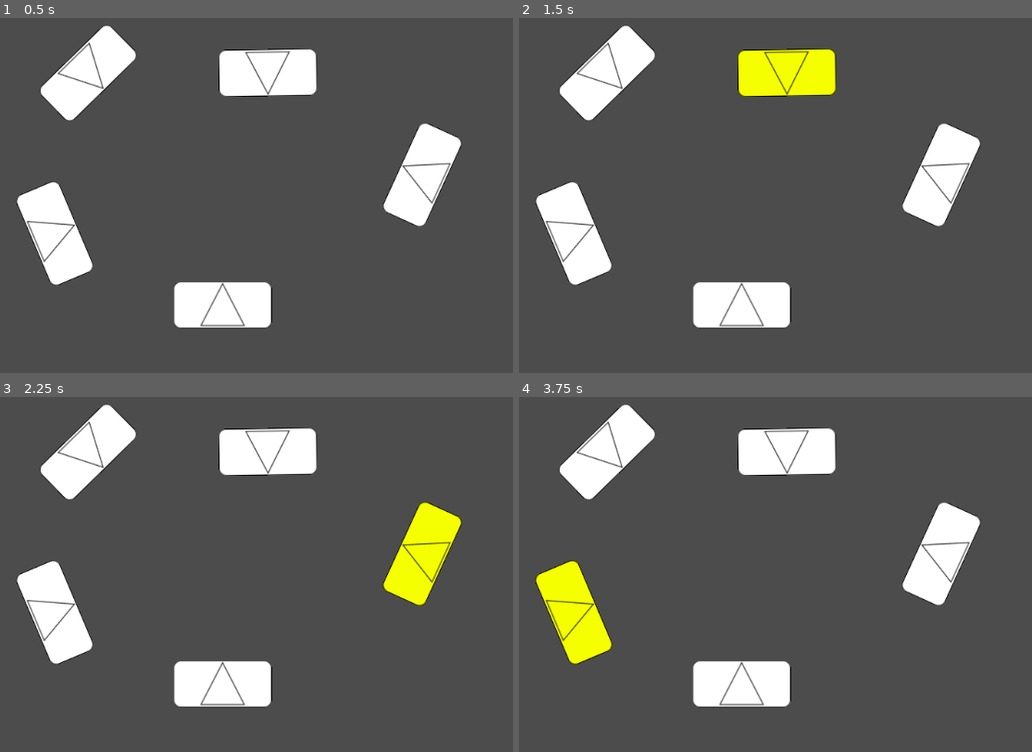
Above: before the commit, frames 1-4 (two rows, left to right).
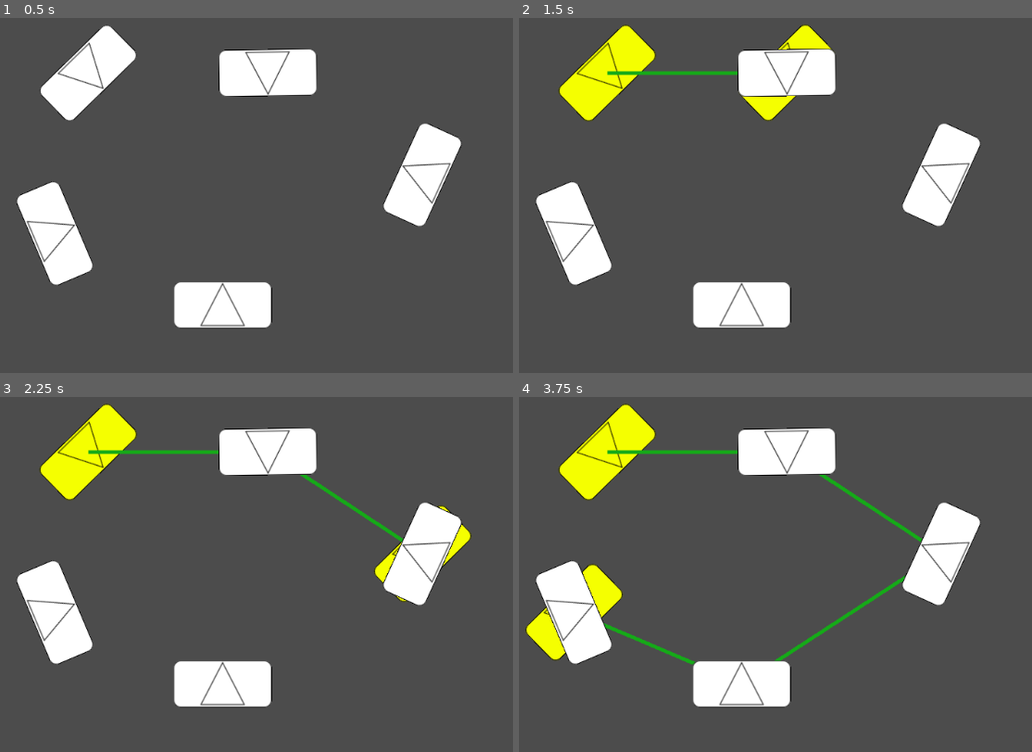
Above: after the commit, the same moments.

Repository: StStep/tatzelwurm-client
Game: Godot game, scene res://World.tscn
The game is run twice, just before and just after one commit, with the same random seed, the same clock (stepped at 60 frames per second) and the same inputs.
Inputs (mouse positions are in pixels of both pictures, inside the frame that each line leads up to):
- Up to frame 1 (0.5 s): no input
- Up to frame 2 (1.5 s): tap Enter (ui_accept) at 0.5, 1.35 s; move the mouse to (606, 74) at 0.52 s; hold Enter (ui_accept) 0.53-1.28 s; click (606, 74) at 0.67 s; move the mouse to (785, 71) at 1.27 s; click (785, 71) at 1.42 s
- Up to frame 3 (2.25 s): tap Enter (ui_accept) at 1.52, 1.82, 2 s; move the mouse to (420, 553) at 2.02 s; hold Enter (ui_accept) from 2.03 s (still down); click (420, 553) at 2.17 s
- Up to frame 4 (3.75 s): move the mouse to (739, 684) at 2.77 s; release Enter (ui_accept) at 2.78 s; tap Enter (ui_accept) at 2.85, 3.02, 3.32, 3.5 s; click (739, 684) at 2.92 s; move the mouse to (575, 613) at 3.52 s; hold Enter (ui_accept) from 3.53 s (still down); click (575, 613) at 3.67 s

Frame 1 is identical in both runs. In frame 2, 6.0% of the frame differs, in the area x 7-62%, y 1-30%; in frame 3, 5.9%; in frame 4, 7.3%, in the area x 1-79%, y 1-76%.
Error before the commit: Invalid get index 'position' (on base: 'InputEventKey'). (res://Utilities/ClickHandler.gd:46)

Commit message:
Modified highlighting and selection and input  handling to go top down

Diff:
--- a/GameManager.gd
+++ b/GameManager.gd
@@ -2,57 +2,60 @@
 
 extends Node
 
-signal miss_click
+var selUnit
 
-var selUnit = null setget _selectUnit, _retSelUnit
-# >>>>>>>>>>>>>>>>>>>>>>>>>>>>>>>>>>>>>>>>>>>>>>>>
-func _selectUnit(value):
-	# Skip selecting if already selected
-	if value == selUnit:
+func ReqSelection(value):
+	if value == null or value == selUnit:
 		return
 
-	# Skip selecting if failed to deselect, selected is busy
-	if not TryDeselectUnit():
+	# Check for highlight i/f
+	if not value.has_method("Select") or not value.has_method("Deselect") or not value.has_method("HandleInput") \
+			or not value.has_method("IsBusy"):
+		print("Warning: Selected unit missing Select functions")
 		return
 
-	if value != null and value.has_method('Select'):
-		value.Select()
+	ReqDeselection()
+	selUnit = value
+	value.Select()
 
-	selUnit = value
+func ReqDeselection():
+	if selUnit == null:
+		return
+	selUnit.Deselect()
+	selUnit = null
 
-func _retSelUnit():
-	return selUnit
-# <<<<<<<<<<<<<<<<<<<<<<<<<<<<<<<<<<<<<<<<<<<<<<<<<
+var highUnits = []
 
+func ReqHighlight(value):
+	if value == null or value in highUnits:
+		return
+
+	# Check for highlight i/f
+	if not value.has_method("Highlight") or not value.has_method("Unhighlight") or not value.has_method("HandleInput"):
+		print("Warning: Hightlighted unit missing hightlight functions")
+		return
+
+	# Only highlight others if selected is not busy
+	if selUnit != null and selUnit.IsBusy():
+		return
+
+	highUnits.append(value)
+	value.Highlight()
+
+func ReqUnhighlight(value):
+	if value == null or not value in highUnits:
+		return
+	highUnits.erase(value)
+	value.Unhighlight()
 
 func _ready():
-	set_process_unhandled_input(true)
+	set_process_input(true)
 
-# Catch 'missed' clicks
-func  _unhandled_input(event):
-	if event is InputEventMouseButton and event.button_index == BUTTON_LEFT and event.is_pressed():
-		emit_signal("miss_click", BUTTON_LEFT)
-		get_tree().set_input_as_handled()
-	elif event is InputEventMouseButton and event.button_index == BUTTON_RIGHT and event.is_pressed():
-		emit_signal("miss_click", BUTTON_RIGHT)
-		get_tree().set_input_as_handled()
-	else:
-		pass
+func _input(ev):
+	# Pass input through, stop once handled
+	if selUnit != null and selUnit.HandleInput(ev):
+		return
 
-# Deselect the selected unit if not busy
-# Return success
-func TryDeselectUnit():
-	var ret = true
-	if selUnit != null and selUnit.has_method('IsBusy'):
-		ret = not selUnit.IsBusy()
-	if ret:
-		if selUnit != null and selUnit.has_method('Deselect'): selUnit.Deselect()
-		selUnit = null
-	return ret
-
-
-func IsBusy():
-	if selUnit != null and selUnit.has_method('IsBusy'):
-		return selUnit.IsBusy()
-	else:
-		return false
+	for u in highUnits:
+		if u.HandleInput(ev):
+			return
--- a/Unit/Unit.gd
+++ b/Unit/Unit.gd
@@ -21,8 +21,10 @@
 
 
 var state = STATE.Not_Selected
+var isHighlighted = false
 var marker_color = C_IDLE
 var path_color = C_PATH_IDLE
+onready var gm = get_node('/root/GameManager')
 onready var ghost = get_node('Ghost')
 onready var start_marker_sprite = get_node('StartMarker/Sprite')
 onready var end_marker_sprite = get_node('EndMarker/Sprite')
@@ -37,19 +39,14 @@
 # First movecmd
 var next = null
 
-
 func _ready():
 	set_process(true)
-	get_node('StartMarker').connect('single_click', self, '_on_marker_click')
-	get_node('EndMarker').connect('single_click', self, '_on_marker_click')
 	get_node('StartMarker').connect('mouse_entered', self, '_on_marker_enter')
 	get_node('StartMarker').connect('mouse_exited', self, '_on_marker_exit')
 	get_node('EndMarker').connect('mouse_entered', self, '_on_marker_enter')
 	get_node('EndMarker').connect('mouse_exited', self, '_on_marker_exit')
-	get_node('/root/GameManager').connect('miss_click', self, '_on_miss_click')
 	endMarker.Disable()
 	endMarker.hide()
-
 
 func _process(delta):
 	if state == STATE.Add_mv_Cont:
@@ -57,46 +54,49 @@
 		ghost.global_position = mpos
 		movePrev.points = PoolVector2Array([to_local(mvTail.end), to_local(mpos)])
 
-
-func _on_miss_click(button):
+func HandleInput(ev):
+	var ret = false
 	match state:
-		# Deselect ----------------------
-		STATE.Idle:
-			if button == BUTTON_LEFT or button == BUTTON_RIGHT:
-				get_node('/root/GameManager').TryDeselectUnit()
-		# Add Move or Deselect ----------
+		# Select if hightlighted ----------------------
+		STATE.Not_Selected:
+			if isHighlighted and ev.is_action_pressed("ui_accept"):
+				gm.ReqSelection(self)
+				ret = true
+		# Start adding moves if hightlighted or deselect ----------------------
+		STATE.Idle:
+			ret = true
+			if isHighlighted and ev.is_action_pressed("ui_accept"):
+				ChangeState(STATE.Add_mv_Cont)
+			elif ev.is_action_pressed("ui_accept") or ev.is_action_pressed("ui_cancel"):
+				gm.ReqDeselection()
+			else:
+				ret = false
+		# Add Move or Return to Idle ----------
 		STATE.Add_mv_Cont:
-			match button:
-				BUTTON_LEFT:
-					_addMoveSeg(ghost.global_position)
-				BUTTON_RIGHT:
-					ChangeState(STATE.Idle)
-
+			ret = true
+			if ev.is_action_pressed("ui_accept"):
+				_addMoveSeg(ghost.global_position)
+			elif ev.is_action_pressed("ui_cancel"):
+				ChangeState(STATE.Idle)
+			else:
+				ret = false
+		_:
+			pass
+	return ret
 
 func _on_marker_click(button):
 	match state:
 		STATE.Not_Selected:
 			if button == BUTTON_LEFT:
-				get_node('/root/GameManager').selUnit = self
+				gm.selUnit = self
 		STATE.Idle:
 			ChangeState(STATE.Add_mv_Cont)
 
 func _on_marker_enter():
-	if not get_node('/root/GameManager').IsBusy():
-		start_marker_sprite.modulate = C_HIGHLIGHT
-		end_marker_sprite.modulate = C_HIGHLIGHT
-		var node = next
-		while node:
-			node.path.modulate = C_PATH_HIGHLIGHT
-			node = node.next
+	gm.ReqHighlight(self)
 
 func _on_marker_exit():
-	start_marker_sprite.modulate = marker_color
-	end_marker_sprite.modulate = marker_color
-	var node = next
-	while node:
-		node.path.modulate = path_color
-		node = node.next
+	gm.ReqUnhighlight(self)
 
 func ChangeState(s):
 	if s == state:
@@ -162,6 +162,24 @@
 		node.path.modulate = C_PATH_IDLE
 		node = node.next
 	print('Deselected ' + get_name())
+
+func Highlight():
+	isHighlighted = true
+	start_marker_sprite.modulate = C_HIGHLIGHT
+	end_marker_sprite.modulate = C_HIGHLIGHT
+	var node = next
+	while node:
+		node.path.modulate = C_PATH_HIGHLIGHT
+		node = node.next
+
+func Unhighlight():
+	isHighlighted = false
+	start_marker_sprite.modulate = marker_color
+	end_marker_sprite.modulate = marker_color
+	var node = next
+	while node:
+		node.path.modulate = path_color
+		node = node.next
 
 func _addMoveSeg(gpos):
 	print('Add move')
--- a/Utilities/ClickHandler.gd
+++ b/Utilities/ClickHandler.gd
@@ -40,27 +40,10 @@
 	else:
 		print('Error: Unknown shape')
 
-# Check if mouse within shape
-func _input(ev):
-	# Skip events outside bounds
-	if colshape == null or not colshape.has_point(to_local(ev.position)):
-		return
-
-	# Left Click
-	if ev is InputEventMouseButton and ev.button_index == BUTTON_LEFT and ev.is_pressed():
-		emit_signal("single_click", BUTTON_LEFT)
-		get_tree().set_input_as_handled()
-	# Right Click
-	elif ev is InputEventMouseButton and ev.button_index == BUTTON_RIGHT and ev.is_pressed():
-		emit_signal("single_click", BUTTON_RIGHT)
-		get_tree().set_input_as_handled()
-	else:
-		pass
-
 func Enable():
 	# Enable Engine calbacks
-	set_process_input(true)
+	pass
 
 func Disable():
 	# Disable Engine calbacks
-	set_process_input(false)
+	pass
--- a/project.godot
+++ b/project.godot
@@ -22,6 +22,19 @@
 
 singletons=[  ]
 
+[input]
+
+ui_accept=[ Object(InputEventKey,"resource_local_to_scene":false,"resource_name":"","device":0,"alt":false,"shift":false,"control":false,"meta":false,"command":false,"pressed":false,"scancode":16777221,"unicode":0,"echo":false,"script":null)
+, Object(InputEventKey,"resource_local_to_scene":false,"resource_name":"","device":0,"alt":false,"shift":false,"control":false,"meta":false,"command":false,"pressed":false,"scancode":16777222,"unicode":0,"echo":false,"script":null)
+, Object(InputEventKey,"resource_local_to_scene":false,"resource_name":"","device":0,"alt":false,"shift":false,"control":false,"meta":false,"command":false,"pressed":false,"scancode":32,"unicode":0,"echo":false,"script":null)
+, Object(InputEventJoypadButton,"resource_local_to_scene":false,"resource_name":"","device":0,"button_index":0,"pressure":0.0,"pressed":false,"script":null)
+, Object(InputEventMouseButton,"resource_local_to_scene":false,"resource_name":"","device":0,"alt":false,"shift":false,"control":false,"meta":false,"command":false,"button_mask":0,"position":Vector2( 0, 0 ),"global_position":Vector2( 0, 0 ),"factor":1.0,"button_index":1,"pressed":false,"doubleclick":false,"script":null)
+ ]
+ui_cancel=[ Object(InputEventKey,"resource_local_to_scene":false,"resource_name":"","device":0,"alt":false,"shift":false,"control":false,"meta":false,"command":false,"pressed":false,"scancode":16777217,"unicode":0,"echo":false,"script":null)
+, Object(InputEventJoypadButton,"resource_local_to_scene":false,"resource_name":"","device":0,"button_index":1,"pressure":0.0,"pressed":false,"script":null)
+, Object(InputEventMouseButton,"resource_local_to_scene":false,"resource_name":"","device":0,"alt":false,"shift":false,"control":false,"meta":false,"command":false,"button_mask":0,"position":Vector2( 0, 0 ),"global_position":Vector2( 0, 0 ),"factor":1.0,"button_index":2,"pressed":false,"doubleclick":false,"script":null)
+ ]
+
 [rendering]
 
 environment/default_environment="res://default_env.tres"
